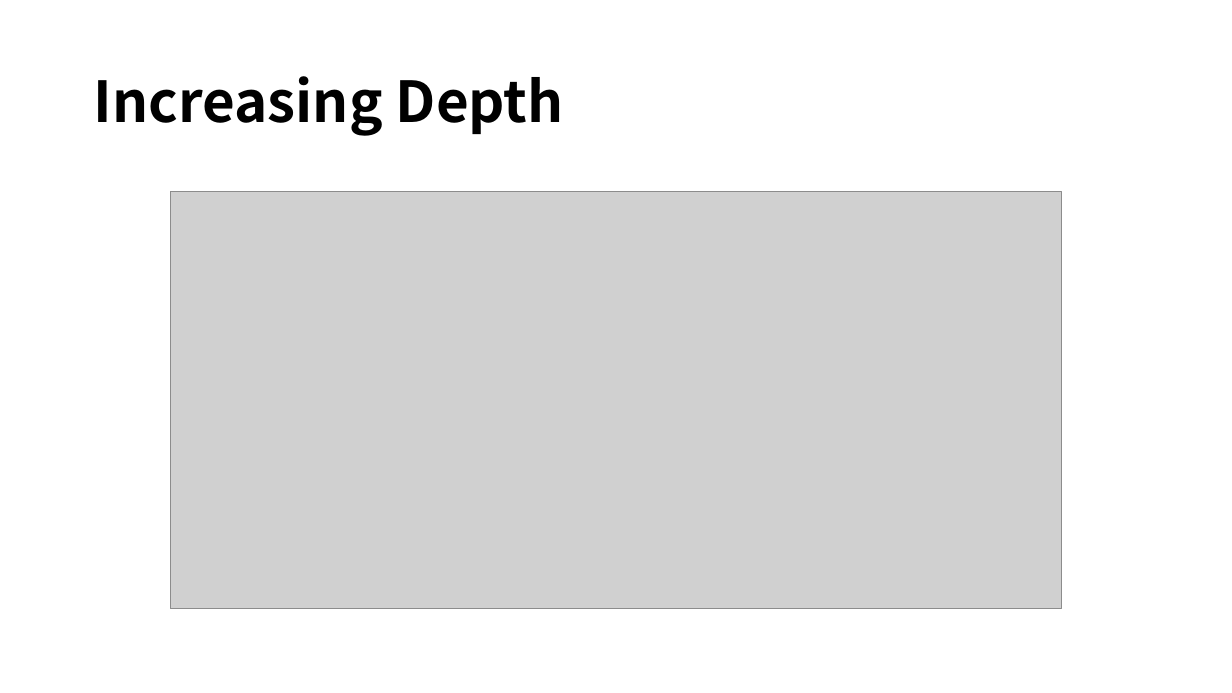
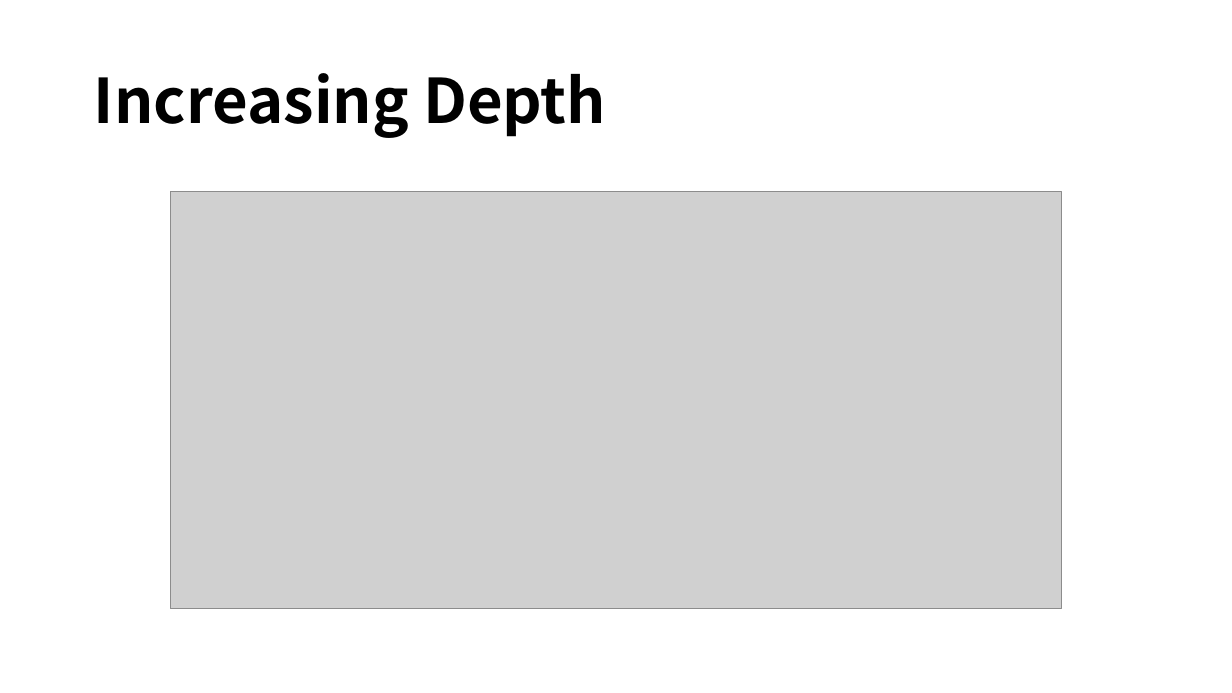
Before and after one commit to fxnnxc/text_summarization, a slide deck: slide 16 of Deep Transformers with Latent Depth.pptx (slide 15 before the commit). Drawn at 1232x693 pixels with LibreOffice and Linux fonts; fonts in the diff are those of the drawing; grey boxes stand for pictures. Boxes give left, top, right and bottom in pixels: in the first picture for what was removed or moved away, otherwise in the second. Text is boxed around its words. In the diff, an @@ line names an element or a change of style, - is before the commit and + after.

```diff
--- a/Deep Transformers with Latent Depth.pptx
+++ b/Deep Transformers with Latent Depth.pptx
@@ title "Increasing Depth" at bbox=[94, 73, 606, 138]: size 44 to 48 pt @@
```
Also in this commit, not shown: 7 other slides changed, 6 slides added, 3 slides removed, 2 other files.
